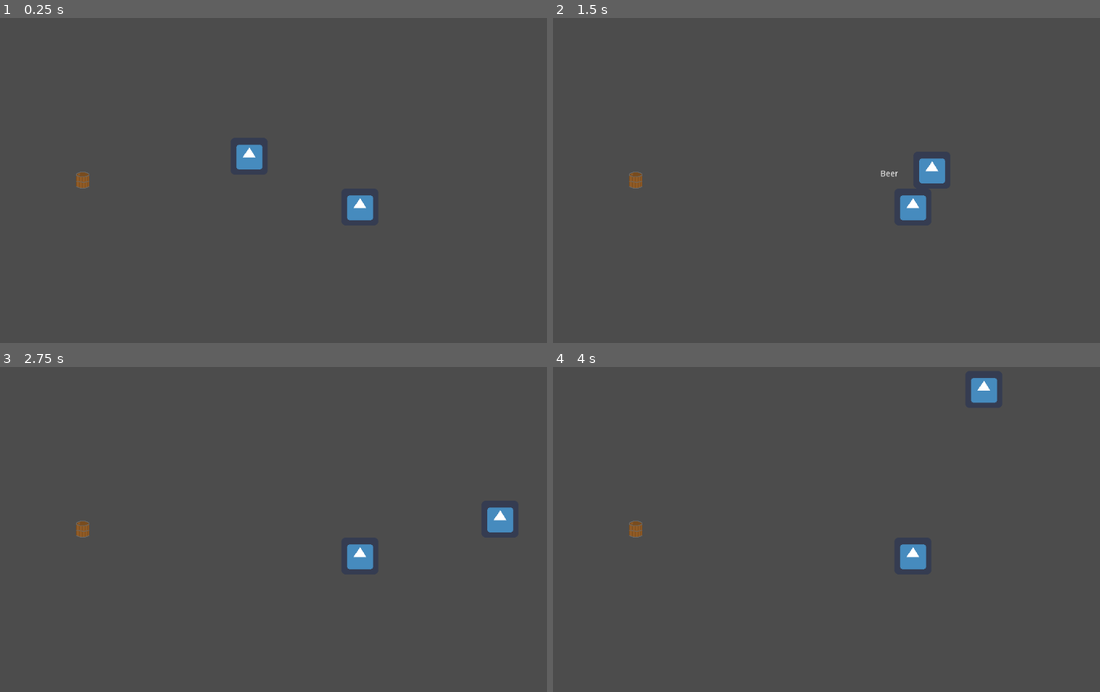
Above: before the commit, frames 1-4 (two rows, left to right).
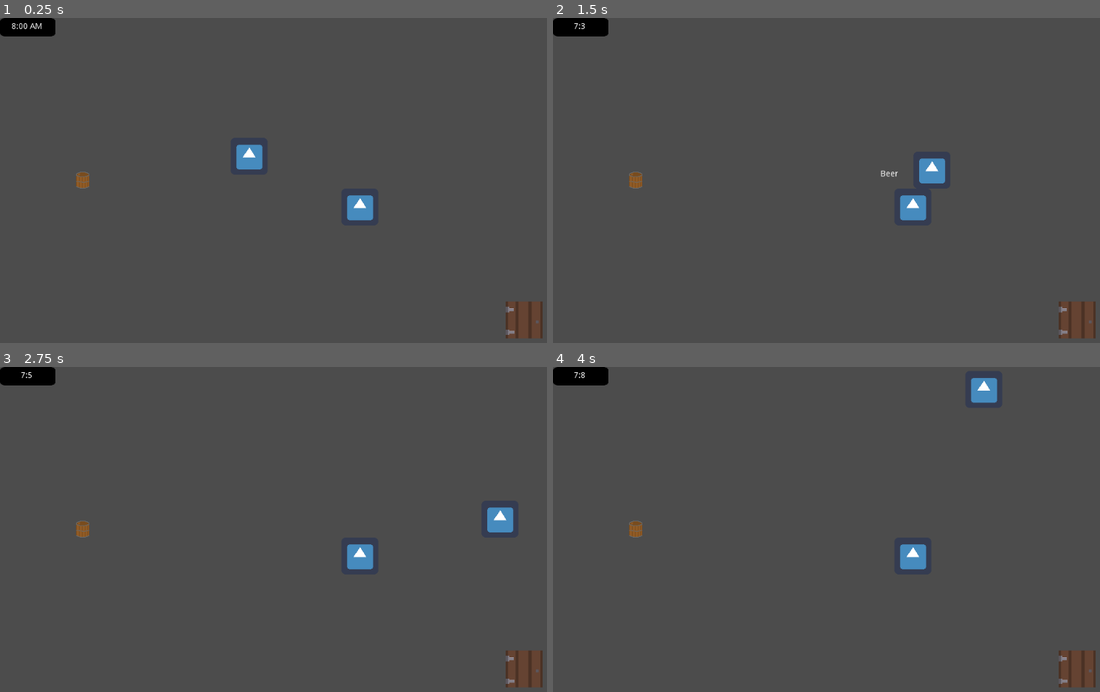
Above: after the commit, the same moments.

Repository: 2EASY2DO/Tavern-Tycoon
Game: Godot game, scene res://Tavern/Tavern.tscn
The game is run twice, just before and just after one commit, with the same random seed, the same clock (stepped at 60 frames per second) and the same inputs. The engine's default icon, where the game draws it, is replaced by a stand-in: a white triangle on a blue panel in a dark square.
Inputs:
- Up to frame 1 (0.25 s): no input
- Up to frame 2 (1.5 s): hold D (RIGHT) 0.53-1.28 s; hold F (ACTION) 0.53-1.28 s; hold S (DOWN) from 1.28 s (still down); tap F (ACTION) at 1.35 s
- Up to frame 3 (2.75 s): release S (DOWN) at 2.03 s; hold D (RIGHT) from 2.03 s (still down); hold F (ACTION) from 2.03 s (still down)
- Up to frame 4 (4 s): release D (RIGHT) at 2.78 s; release F (ACTION) at 2.78 s; hold W (UP) 2.78-3.53 s; tap F (ACTION) at 2.85 s; hold A (LEFT) from 3.53 s (still down); hold F (ACTION) from 3.53 s (still down)

The runs differ from the first frame. In frame 1, 1.3% of the frame differs, in the area x 0-100%, y 0-99%; in frame 2, 1.3%; in frame 3, 1.3%; in frame 4, 1.3%.

Commit message:
Primitive Clock working, Basic Client Spawner Added

Diff:
--- /dev/null
+++ b/Entities/Client Spawner.gd
@@ -0,0 +1,10 @@
+extends StaticBody2D
+var client = preload("res://Entities/Client.tscn")
+
+func _on_Timer_timeout():
+	if Global.hour >= 8:
+		var c = client.instance()
+		c.position.y = -64
+		add_child(c)
+	else:
+		print("waiting")
--- /dev/null
+++ b/Entities/Client Spawner.tscn
@@ -0,0 +1,21 @@
+[gd_scene load_steps=4 format=2]
+
+[ext_resource path="res://Sprites/Tavern/Door.png" type="Texture" id=1]
+[ext_resource path="res://Entities/Client Spawner.gd" type="Script" id=2]
+
+[sub_resource type="RectangleShape2D" id=1]
+extents = Vector2( 32.024, 32.1181 )
+
+[node name="Client Spawner" type="StaticBody2D"]
+script = ExtResource( 2 )
+
+[node name="Sprite" type="Sprite" parent="."]
+texture = ExtResource( 1 )
+
+[node name="CollisionShape2D" type="CollisionShape2D" parent="."]
+shape = SubResource( 1 )
+
+[node name="Timer" type="Timer" parent="."]
+wait_time = 5.0
+autostart = true
+[connection signal="timeout" from="Timer" to="." method="_on_Timer_timeout"]
--- a/Entities/Client.tscn
+++ b/Entities/Client.tscn
@@ -30,6 +30,5 @@
 margin_right = 56.0
 margin_bottom = -50.0
 text = "Some Order Here"
-
 [connection signal="body_entered" from="Area2D" to="." method="_on_Area2D_body_entered"]
 [connection signal="body_exited" from="Area2D" to="." method="_on_Area2D_body_exited"]
--- /dev/null
+++ b/Entities/UI/Counter.gd
@@ -0,0 +1,6 @@
+extends NinePatchRect
+
+
+func _on_Timer_timeout():
+	Global.minutes = Global.minutes + 01
+	$Label.text = str(Global.hour) + ":" + str(Global.minutes)
--- /dev/null
+++ b/Entities/UI/Counter.tscn
@@ -0,0 +1,30 @@
+[gd_scene load_steps=3 format=2]
+
+[ext_resource path="res://Sprites/UI/Background.png" type="Texture" id=1]
+[ext_resource path="res://Entities/UI/Counter.gd" type="Script" id=2]
+
+[node name="Counter" type="NinePatchRect"]
+margin_right = 96.0
+margin_bottom = 32.0
+texture = ExtResource( 1 )
+script = ExtResource( 2 )
+__meta__ = {
+"_edit_use_anchors_": false
+}
+
+[node name="Label" type="Label" parent="."]
+margin_left = 4.0
+margin_top = 4.0
+margin_right = 89.0
+margin_bottom = 26.0
+text = "8:00 AM"
+align = 1
+valign = 1
+__meta__ = {
+"_edit_use_anchors_": false
+}
+
+[node name="Timer" type="Timer" parent="."]
+wait_time = 0.5
+autostart = true
+[connection signal="timeout" from="Timer" to="." method="_on_Timer_timeout"]
--- /dev/null
+++ b/Entities/UI/Interface.tscn
@@ -0,0 +1,12 @@
+[gd_scene load_steps=2 format=2]
+
+[ext_resource path="res://Entities/UI/Counter.tscn" type="PackedScene" id=1]
+
+[node name="Interface" type="Control"]
+anchor_right = 1.0
+anchor_bottom = 1.0
+__meta__ = {
+"_edit_use_anchors_": false
+}
+
+[node name="Counter" parent="." instance=ExtResource( 1 )]
--- a/Player.tscn
+++ b/Player.tscn
@@ -23,6 +23,5 @@
 
 [node name="CollisionShape2D" type="CollisionShape2D" parent="Area2D"]
 shape = SubResource( 2 )
-
 [connection signal="body_entered" from="Area2D" to="." method="_on_Area2D_body_entered"]
 [connection signal="body_exited" from="Area2D" to="." method="_on_Area2D_body_exited"]
--- a/Tavern/Barrel.tscn
+++ b/Tavern/Barrel.tscn
@@ -31,6 +31,5 @@
 
 [node name="Barrel" type="Sprite" parent="."]
 texture = ExtResource( 2 )
-
 [connection signal="body_entered" from="Area2D" to="." method="_on_Area2D_body_entered"]
 [connection signal="body_exited" from="Area2D" to="." method="_on_Area2D_body_exited"]
--- a/Tavern/Tavern.tscn
+++ b/Tavern/Tavern.tscn
@@ -1,8 +1,10 @@
-[gd_scene load_steps=4 format=2]
+[gd_scene load_steps=6 format=2]
 
 [ext_resource path="res://Player.tscn" type="PackedScene" id=1]
 [ext_resource path="res://Entities/Client.tscn" type="PackedScene" id=2]
+[ext_resource path="res://Entities/UI/Interface.tscn" type="PackedScene" id=3]
 [ext_resource path="res://Tavern/Barrel.tscn" type="PackedScene" id=4]
+[ext_resource path="res://Entities/Client Spawner.tscn" type="PackedScene" id=5]
 
 [node name="Tavern" type="Node2D"]
 
@@ -14,3 +16,8 @@
 
 [node name="Client" parent="." instance=ExtResource( 2 )]
 position = Vector2( 624, 328 )
+
+[node name="Interface" parent="." instance=ExtResource( 3 )]
+
+[node name="Client Spawner" parent="." instance=ExtResource( 5 )]
+position = Vector2( 909.019, 524.434 )
--- /dev/null
+++ b/global.gd
@@ -0,0 +1,9 @@
+extends Node
+
+var minutes = 00
+var hour = 07
+
+func _process(delta):
+	if minutes >= 60:
+		hour += 01
+		minutes = 00
--- a/project.godot
+++ b/project.godot
@@ -8,42 +8,51 @@
 
 config_version=4
 
+_global_script_classes=[  ]
+_global_script_class_icons={
+
+}
+
 [application]
 
 config/name="Tavern Tycoon"
 run/main_scene="res://Tavern/Tavern.tscn"
 config/icon="res://icon.png"
 
+[autoload]
+
+Global="*res://global.gd"
+
 [input]
 
 UP={
 "deadzone": 0.5,
-"events": [ Object(InputEventKey,"resource_local_to_scene":false,"resource_name":"","device":0,"alt":false,"shift":false,"control":false,"meta":false,"command":false,"pressed":false,"scancode":0,"physical_scancode":87,"unicode":0,"echo":false,"script":null)
+"events": [ Object(InputEventKey,"resource_local_to_scene":false,"resource_name":"","device":0,"alt":false,"shift":false,"control":false,"meta":false,"command":false,"pressed":false,"scancode":87,"unicode":0,"echo":false,"script":null)
  ]
 }
 DOWN={
 "deadzone": 0.5,
-"events": [ Object(InputEventKey,"resource_local_to_scene":false,"resource_name":"","device":0,"alt":false,"shift":false,"control":false,"meta":false,"command":false,"pressed":false,"scancode":0,"physical_scancode":83,"unicode":0,"echo":false,"script":null)
+"events": [ Object(InputEventKey,"resource_local_to_scene":false,"resource_name":"","device":0,"alt":false,"shift":false,"control":false,"meta":false,"command":false,"pressed":false,"scancode":83,"unicode":0,"echo":false,"script":null)
  ]
 }
 LEFT={
 "deadzone": 0.5,
-"events": [ Object(InputEventKey,"resource_local_to_scene":false,"resource_name":"","device":0,"alt":false,"shift":false,"control":false,"meta":false,"command":false,"pressed":false,"scancode":0,"physical_scancode":65,"unicode":0,"echo":false,"script":null)
+"events": [ Object(InputEventKey,"resource_local_to_scene":false,"resource_name":"","device":0,"alt":false,"shift":false,"control":false,"meta":false,"command":false,"pressed":false,"scancode":65,"unicode":0,"echo":false,"script":null)
  ]
 }
 RIGHT={
 "deadzone": 0.5,
-"events": [ Object(InputEventKey,"resource_local_to_scene":false,"resource_name":"","device":0,"alt":false,"shift":false,"control":false,"meta":false,"command":false,"pressed":false,"scancode":0,"physical_scancode":68,"unicode":0,"echo":false,"script":null)
+"events": [ Object(InputEventKey,"resource_local_to_scene":false,"resource_name":"","device":0,"alt":false,"shift":false,"control":false,"meta":false,"command":false,"pressed":false,"scancode":68,"unicode":0,"echo":false,"script":null)
  ]
 }
 RELOAD={
 "deadzone": 0.5,
-"events": [ Object(InputEventKey,"resource_local_to_scene":false,"resource_name":"","device":0,"alt":false,"shift":false,"control":true,"meta":false,"command":true,"pressed":false,"scancode":0,"physical_scancode":82,"unicode":0,"echo":false,"script":null)
+"events": [ Object(InputEventKey,"resource_local_to_scene":false,"resource_name":"","device":0,"alt":false,"shift":false,"control":true,"meta":false,"command":true,"pressed":false,"scancode":82,"unicode":0,"echo":false,"script":null)
  ]
 }
 ACTION={
 "deadzone": 0.5,
-"events": [ Object(InputEventKey,"resource_local_to_scene":false,"resource_name":"","device":0,"alt":false,"shift":false,"control":false,"meta":false,"command":false,"pressed":false,"scancode":0,"physical_scancode":70,"unicode":0,"echo":false,"script":null)
+"events": [ Object(InputEventKey,"resource_local_to_scene":false,"resource_name":"","device":0,"alt":false,"shift":false,"control":false,"meta":false,"command":false,"pressed":false,"scancode":70,"unicode":0,"echo":false,"script":null)
  ]
 }
 
Binary file added: Sprites/Tavern/Door.png
Not shown, added: Sprites/Tavern/Door.png.import
Binary file added: Sprites/UI/Background.png
Not shown, added: Sprites/UI/Background.png.import
